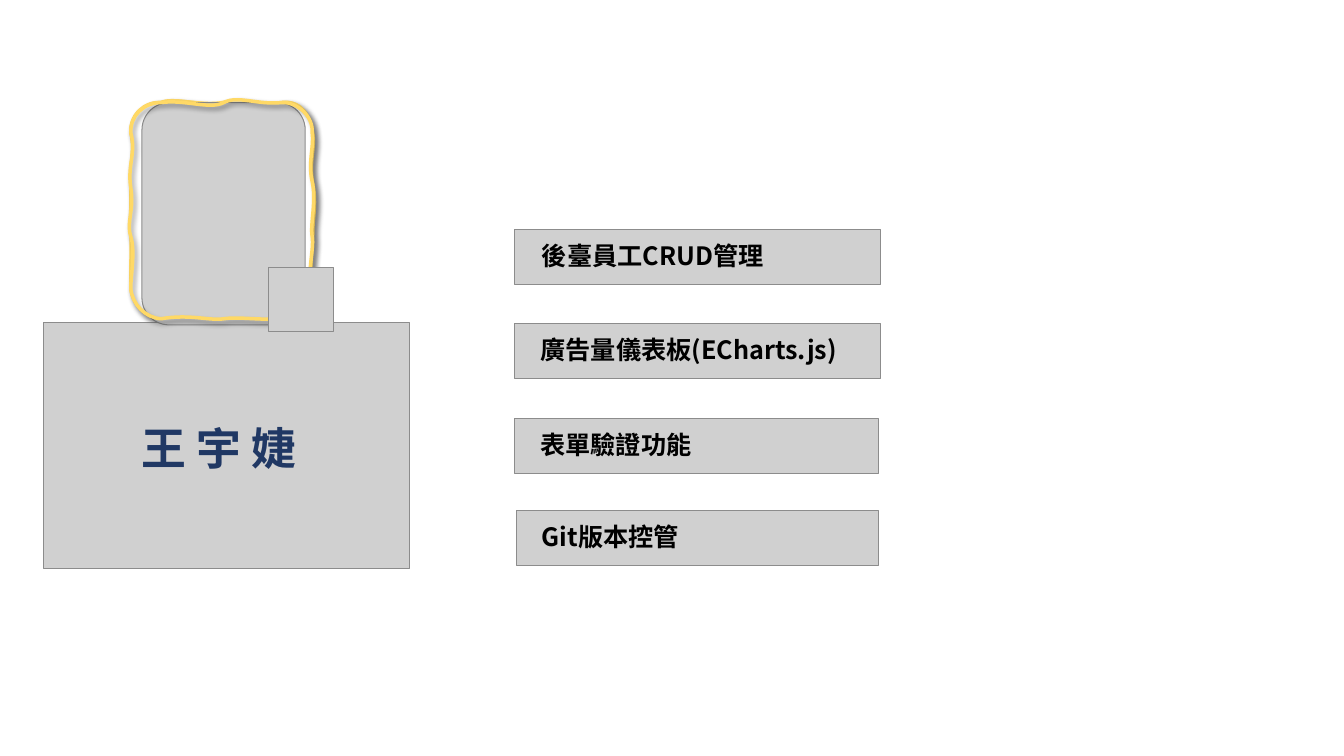
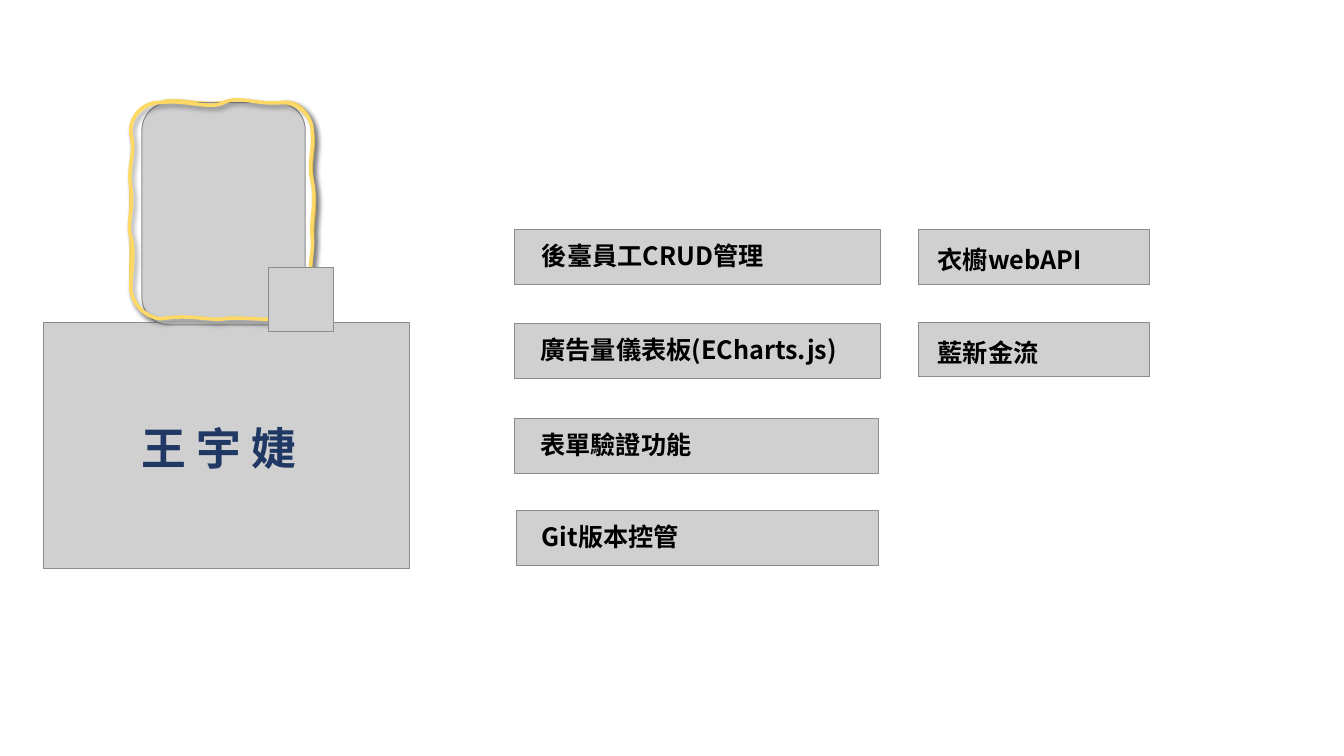
Before and after one commit to Bobo0808/final_REPO, a slide deck: slide 20 of ChickenLive.ppsx. Drawn at 1344x756 pixels with LibreOffice and Linux fonts; fonts in the diff are those of the drawing; grey boxes stand for pictures; background and template pictures are left out. Boxes give left, top, right and bottom in pixels: in the first picture for what was removed or moved away, otherwise in the second. Text is boxed around its words. In the diff, an @@ line names an element or a change of style, - is before the commit and + after.

```diff
--- a/ChickenLive.ppsx
+++ b/ChickenLive.ppsx
@@ picture added at (x1=919, y1=230, x2=1150, y2=284) @@
@@ text added at (x1=938, y1=247, x2=1082, y2=272), 18 pt, text #000000, bold @@
+衣櫥webAPI
@@ picture added at (x1=919, y1=323, x2=1150, y2=377) @@
@@ text added at (x1=938, y1=340, x2=1039, y2=364), 18 pt, text #000000, bold @@
+藍新金流
```
Also in this commit, not shown: 3 other slides changed, 3 other files.
